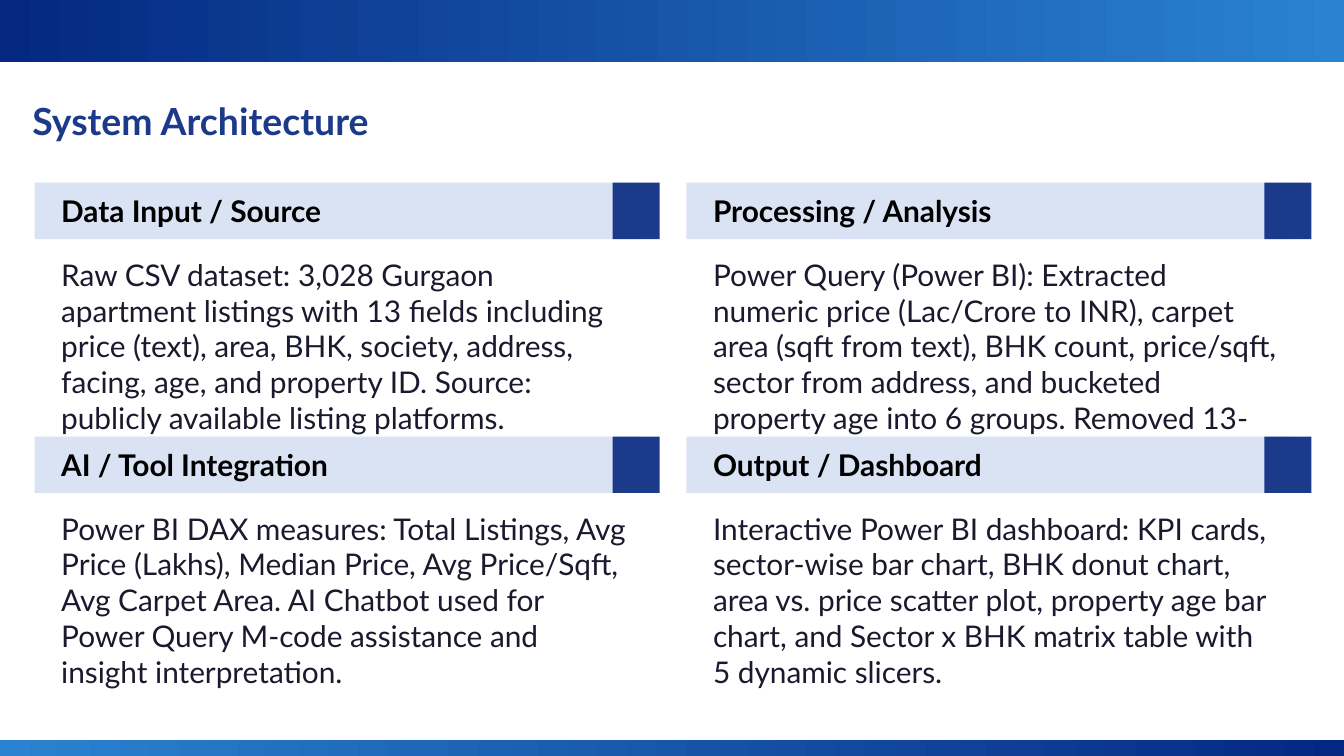
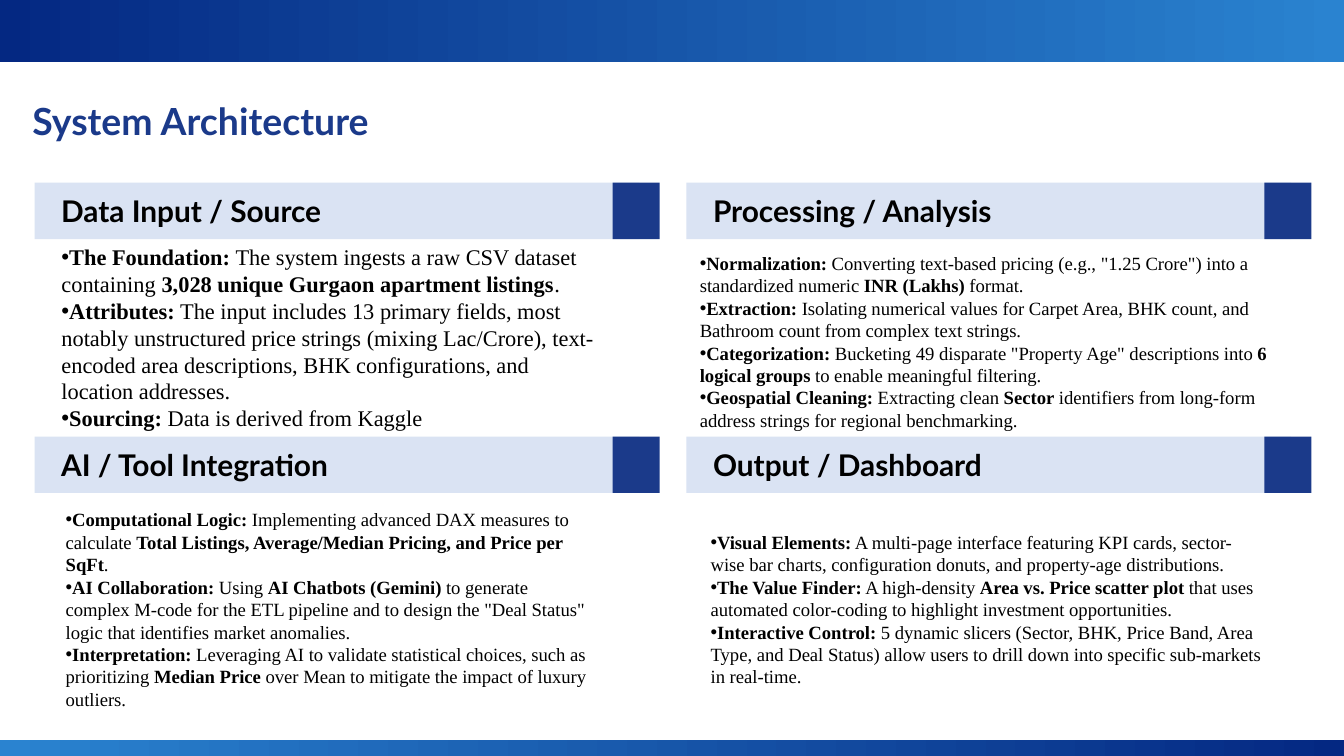
Before and after one commit to PrassiddhiSachdeva/Real-estate-Gurgaon-Power-BI-Dashboard, a slide deck: slide 6 of Gurgaon_RealEstate_Presentation.pptx. Drawn at 1344x756 pixels with LibreOffice and Linux fonts; fonts in the diff are those of the drawing; background and template pictures are left out. Boxes give left, top, right and bottom in pixels: in the first picture for what was removed or moved away, otherwise in the second. Text is boxed around its words. In the diff, an @@ line names an element or a change of style, - is before the commit and + after.

```diff
--- a/Gurgaon_RealEstate_Presentation.pptx
+++ b/Gurgaon_RealEstate_Presentation.pptx
@@ text at <box>61,249,593,431</box>: text changed; size 16 to 12 pt; font Lato to Times New Roman; text colour #1A1A2E to #000000 @@
-Raw CSV dataset: 3,028 Gurgaon apartment listings with 13 fields including price (text), area, BHK, society, address, facing, age, and property ID. Source: publicly available listing platforms.
+• The Foundation: The system ingests a raw CSV dataset containing 3,028 unique Gurgaon apartment listings.
+• Attributes: The input includes 13 primary fields, most notably unstructured price strings (mixing Lac/Crore), text-encoded area descriptions, BHK configurations, and location addresses.
+• Sourcing: Data is derived from Kaggle
@@ vertical alignment top to middle in 3 elements at <box>61,249,593,431</box>, <box>711,536,1261,683</box>, <box>700,257,1266,431</box> @@
@@ text at <box>700,257,1266,431</box>: text changed; size 16 to 10 pt; font Lato to Times New Roman; text colour #1A1A2E to #000000 @@
-Power Query (Power BI): Extracted numeric price (Lac/Crore to INR), carpet area (sqft from text), BHK count, price/sqft, sector from address, and bucketed property age into 6 groups. Removed 13-25 null rows per column.
+• Normalization: Converting text-based pricing (e.g., "1.25 Crore") into a standardized numeric INR (Lakhs) format.
+• Extraction: Isolating numerical values for Carpet Area, BHK count, and Bathroom count from complex text strings.
+• Categorization: Bucketing 49 disparate "Property Age" descriptions into 6 logical groups to enable meaningful filtering.
+• Geospatial Cleaning: Extracting clean Sector identifiers from long-form address strings for regional benchmarking.
@@ text removed at <box>61,518,625,689</box> @@
-Power BI DAX measures: Total Listings, Avg Price (Lakhs), Median Price, Avg Price/Sqft, Avg Carpet Area. AI Chatbot used for Power Query M-code assistance and insight interpretation.
@@ text added at <box>66,513,587,707</box>, 10 pt, text #000000 @@
+• Computational Logic: Implementing advanced DAX measures to calculate Total Listings, Average/Median Pricing, and Price per SqFt.
+• AI Collaboration: Using AI Chatbots (Gemini) to generate complex M-code for the ETL pipeline and to design the "Deal Status" logic that identifies market anomalies.
+• Interpretation: Leveraging AI to validate statistical choices, such as prioritizing Median Price over Mean to mitigate the impact of luxury outliers.
@@ text at <box>711,536,1261,683</box>: text changed; size 16 to 10 pt; font Lato to Times New Roman; text colour #1A1A2E to #000000 @@
-Interactive Power BI dashboard: KPI cards, sector-wise bar chart, BHK donut chart, area vs. price scatter plot, property age bar chart, and Sector x BHK matrix table with 5 dynamic slicers.
+• Visual Elements: A multi-page interface featuring KPI cards, sector-wise bar charts, configuration donuts, and property-age distributions.
+• The Value Finder: A high-density Area vs. Price scatter plot that uses automated color-coding to highlight investment opportunities.
+• Interactive Control: 5 dynamic slicers (Sector, BHK, Price Band, Area Type, and Deal Status) allow users to drill down into specific sub-markets in real-time.
```
Also in this commit, not shown: 6 other slides changed, 4 slides added, 5 slides removed, 5 other files.
